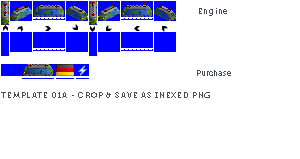
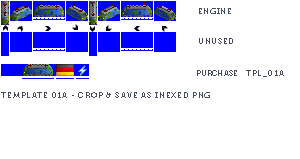
Comparing the layer stacks of the two 300px x 159px images. Changes:
painted on "Purchase" over [202, 70, 237, 76]
painted on "Engine" over [204, 8, 231, 16]
added layer "Unused" in group "text" over [199, 38, 233, 44]
added layer "tpl_01a" in group "text" over [246, 70, 284, 77]